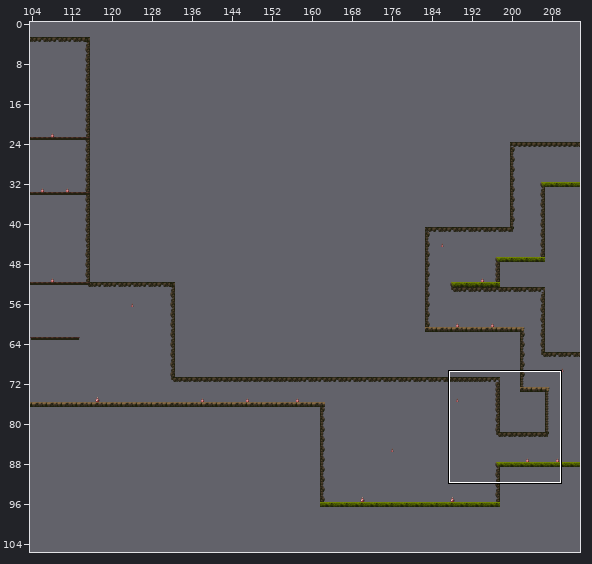
Tiled map, stored at levels/level1.tmx. The picture above shows the old version from afar; the outline marks the close-up.
Close-up. Old version:
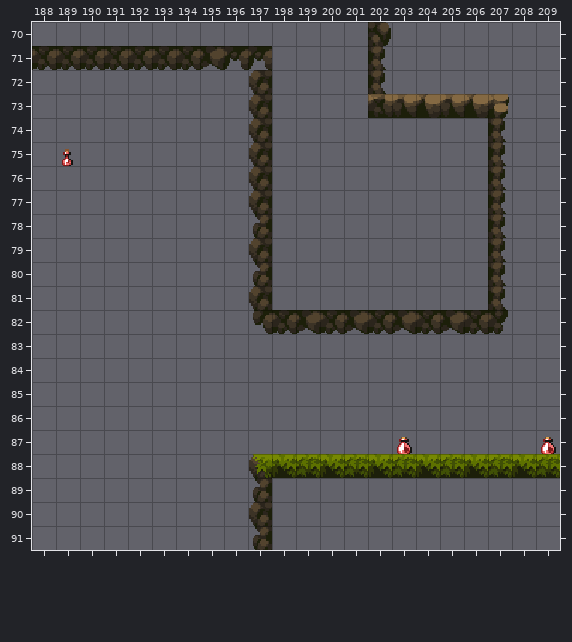
Cells are 16x16 px. Shown: x 188..209, y 70..91. The commit also changed other parts of the map, which this record leaves out. The old version is drawn lined up with the new one.
Now the later version:
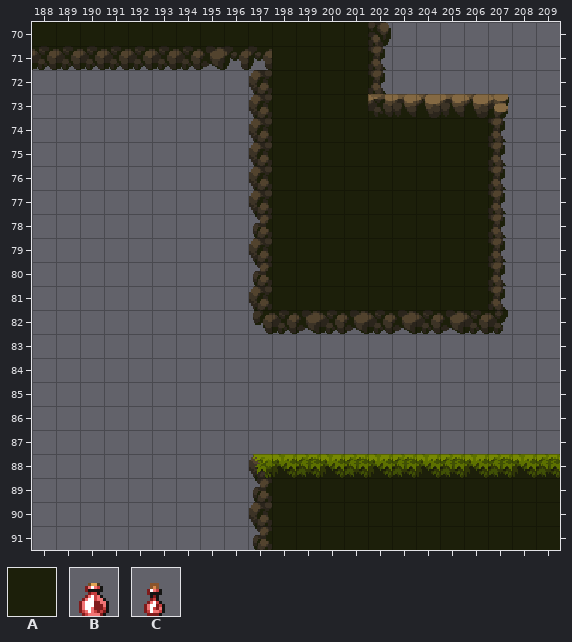
Key: from "Tiles": A 77, B 590, C 615.
_ is an empty cell.
Tiles of an added or newly shown layer are drawn over the layers below it.
Diff:
map size 300x100 -> 306x106 cells (old content now starts at 3,3; both pictures use the new coordinates)
Layer "enemy" (now hidden):
y 75: x 189 C -> _
y 87: x 203 B -> _; x 209 B -> _
Layer "png" (added):
y 70: x 188..201 ______________ -> AAAAAAAAAAAAAA
y 71..73: x 198..201 ____ -> AAAA
y 74..81: x 198..206 _________ -> AAAAAAAAA
y 89..91: x 198..209 ____________ -> AAAAAAAAAAAA
Boxes around the changes in both close-ups, in picture pixels (x1, y1, x2, y2):
changed: (32, 22, 488, 310)
removed: (397, 437, 412, 454)
removed: (541, 437, 556, 454)
added: (272, 478, 560, 550)
